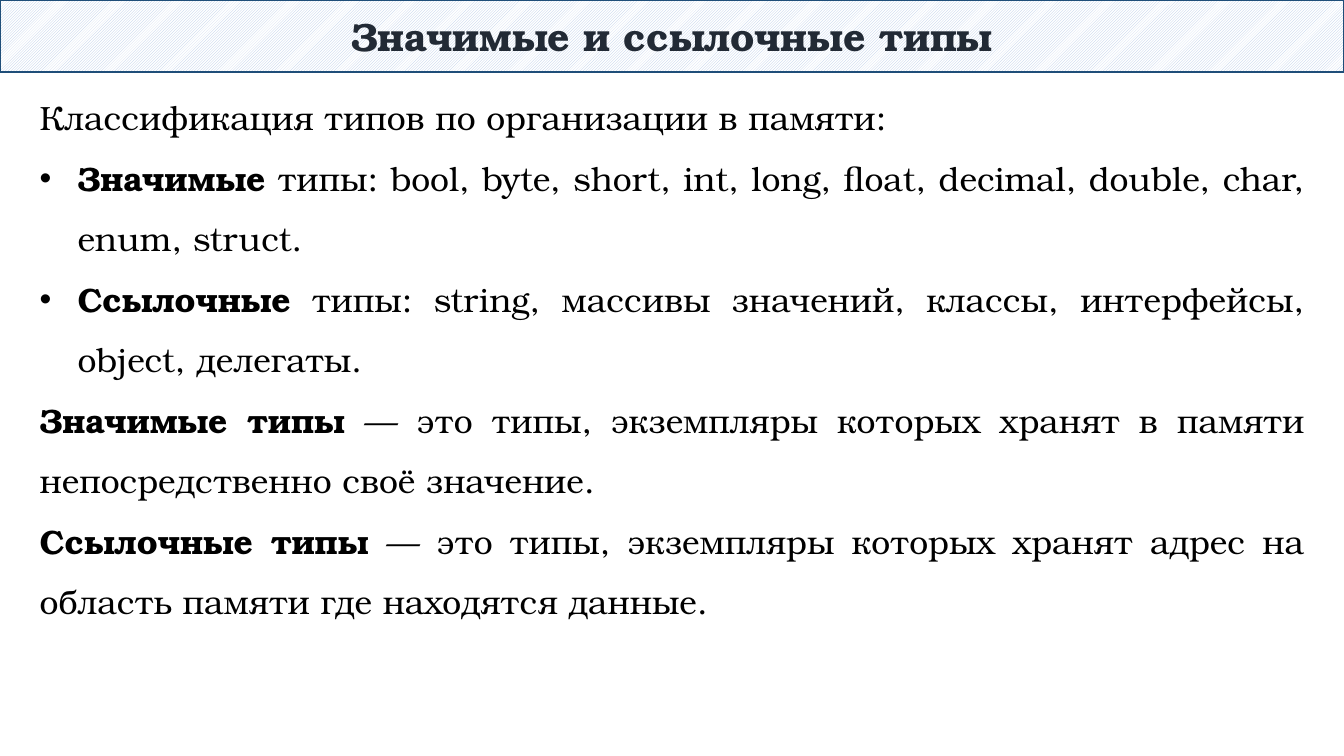
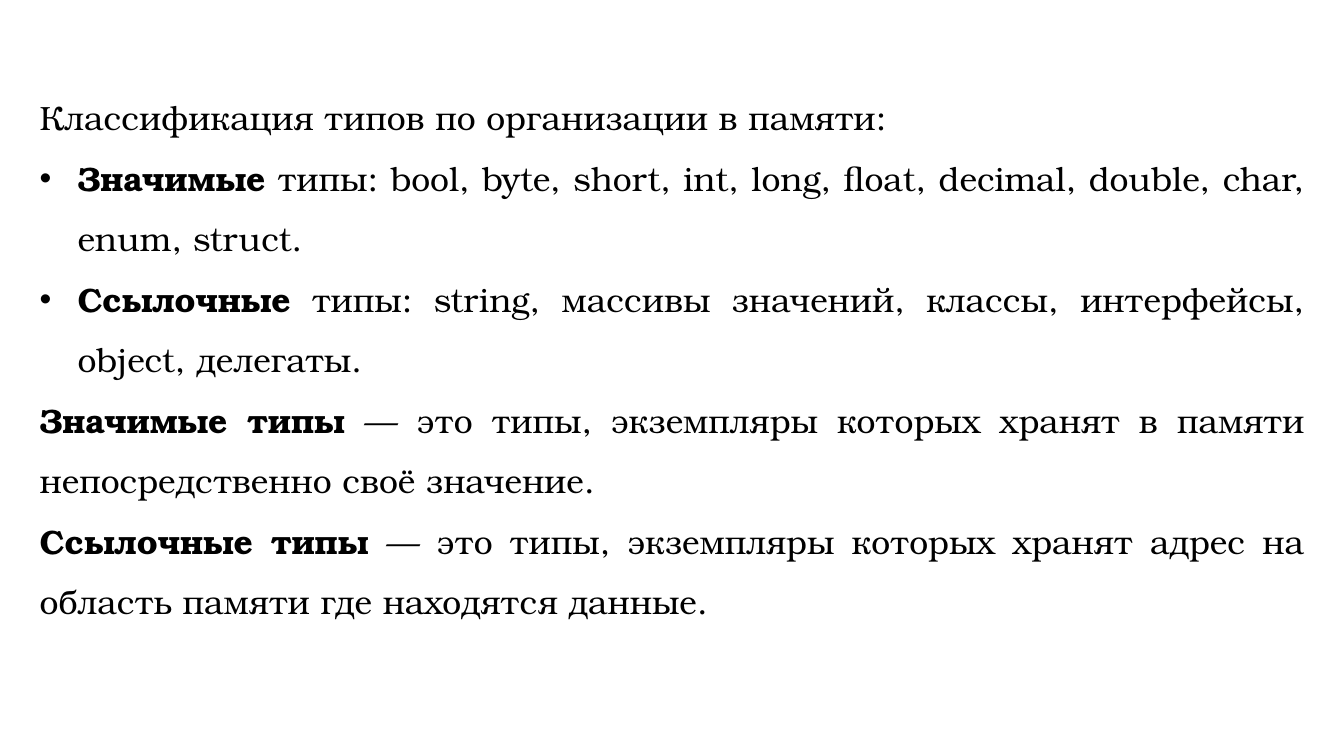
Before and after one commit to DaniilKlyukin/ITiP-1, a slide deck: slide 28 of Лекции/ИТиП 1 лек 3.pptx (slide 19 before the commit). Drawn at 1344x756 pixels with LibreOffice and Linux fonts; fonts in the diff are those of the drawing. Boxes give left, top, right and bottom in pixels: in the first picture for what was removed or moved away, otherwise in the second. Text is boxed around its words. In the diff, an @@ line names an element or a change of style, - is before the commit and + after.

```diff
--- a/Лекции/ИТиП 1 лек 3.pptx
+++ b/Лекции/ИТиП 1 лек 3.pptx
@@ rectangle removed at bbox=[0, 0, 1344, 73] @@
-Значимые и ссылочные типы
```
Also in this commit, not shown: 2 other slides changed, 9 slides added, 2 slides removed, 5 other files.
